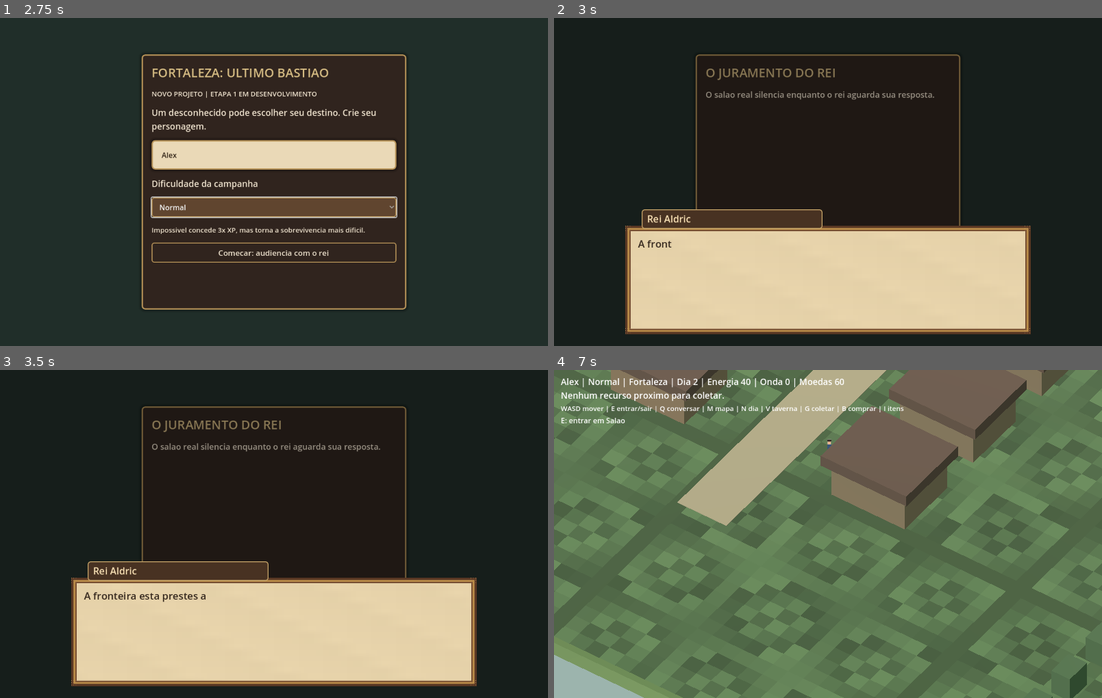
Above: before the commit, frames 1-4 (two rows, left to right).
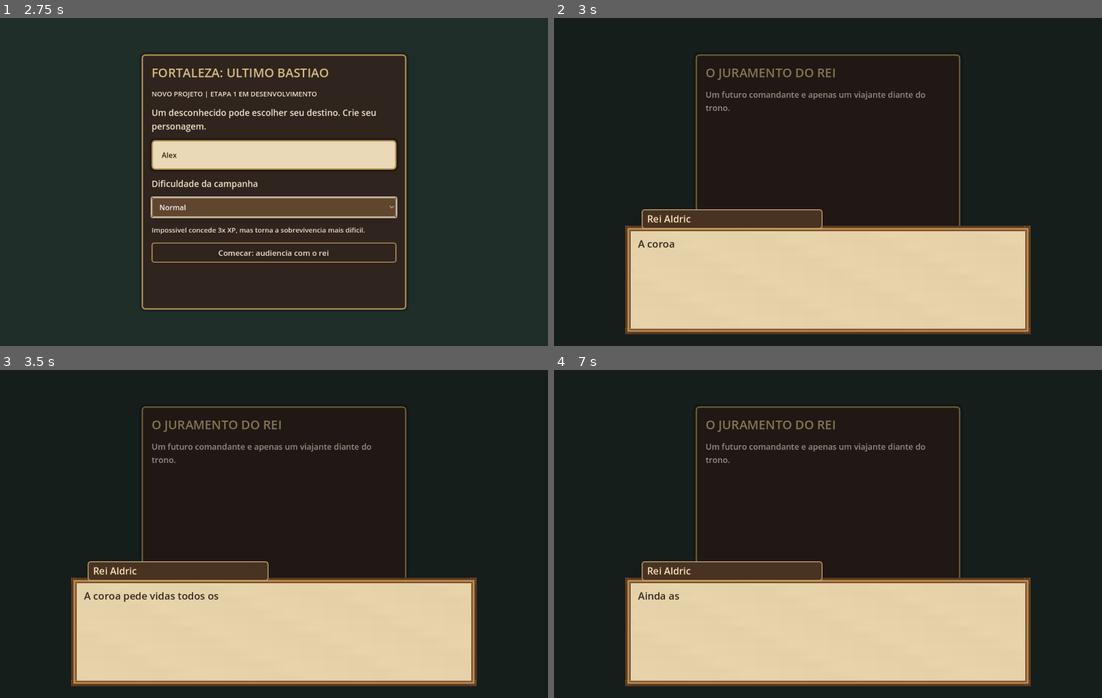
Above: after the commit, the same moments.

Repository: alexandre10227-afk/fortaleza-ultimo-bastiao
Game: Godot game, scene res://scenes/start.tscn
Same seed, same stepped clock (60 frames per second), same inputs: the game is played once before the commit and once after it.
Inputs (mouse positions are in pixels of both pictures, inside the frame that each line leads up to):
- Up to frame 1 (2.75 s): click (274, 155) at 0.52 s; type "Alex" at 0.6 s; click "Normal" at 1.25 s; click "Normal" at 2 s
- Up to frame 2 (3 s): click "Comecar: audiencia com o rei" at 2.75 s
- Up to frame 3 (3.5 s): no input
- Up to frame 4 (7 s): tap Enter at 3.5, 3.6 s; hold D 3.53-4.25 s; tap Space at 3.77, 5.27, 6.77 s; click (828, 645) at 4.25 s, where only the run before the commit has a clickable "Aceito defender a fortaleza."; hold S 5.03-5.78 s; tap N at 5.1 s; hold D 5.78-6.53 s; tap Q at 5.85 s; hold W from 6.53 s (still down); tap G at 6.6 s

Frame 1 is identical in both runs. In frame 2, 0.5% of the frame differs, in the area x 17-70%, y 22-70%; in frame 3, 0.7%; in frame 4, 100%, in the area x 0-100%, y 0-100%.
Error before the commit: Cannot call method 'get_children' on a null value. (res://scripts/world.gd:419)

Commit message:
feat(story): audiencia dramatica em etapas, escolhas persistentes e consequencias

Diff:
--- a/novo_projeto/scripts/start.gd
+++ b/novo_projeto/scripts/start.gd
@@ -1,10 +1,12 @@
 extends Control
 const UI = preload("res://scripts/ui_theme.gd")
+const STORY = preload("res://scripts/story_content.gd")
 
 var panel: VBoxContainer
 var name_input: LineEdit
 var difficulty_input: OptionButton
 var dialogue_ui: Control
+var _prologue_step := 0
 
 func _ready() -> void:
     var backdrop := ColorRect.new()
@@ -77,21 +79,43 @@
 func _show_audience() -> void:
     _clear()
     _label("O JURAMENTO DO REI", 29)
-    _label("O salao real silencia enquanto o rei aguarda sua resposta.", 18)
+    _label("Um futuro comandante e apenas um viajante diante do trono.", 18)
     if dialogue_ui == null:
         dialogue_ui = preload("res://scripts/dialogue_panel.gd").new()
         dialogue_ui.name = "DialoguePanel"
         add_child(dialogue_ui)
         dialogue_ui.choice_selected.connect(_on_royal_choice)
-    dialogue_ui.show_dialogue("Rei Aldric", "A fronteira esta prestes a cair. Voce aceita defender a fortaleza ou prefere seguir seu proprio destino?", ["Aceito defender a fortaleza.", "Nao servirei a coroa. Meu caminho e outro."])
+        dialogue_ui.dialogue_closed.connect(_on_royal_dialogue_closed)
+    _prologue_step = 0
+    dialogue_ui.show_dialogue("Rei Aldric", STORY.AUDIENCE_OPENING)
+
+
+func _on_royal_dialogue_closed() -> void:
+    if _prologue_step == 0:
+        _prologue_step = 1
+        dialogue_ui.show_dialogue("Rei Aldric", STORY.AUDIENCE_QUESTION, STORY.AUDIENCE_CHOICES)
+    elif _prologue_step == 2:
+        _prologue_step = 3
+        dialogue_ui.show_dialogue("Rei Aldric", STORY.OATH_QUESTION, STORY.OATH_CHOICES)
+    elif _prologue_step == 4:
+        _choose(GameState.oath == "guardian")
+
 
 func _on_royal_choice(index: int) -> void:
-    if dialogue_ui != null:
-        dialogue_ui.close_dialogue()
-    _choose(index == 0)
+    if _prologue_step == 1:
+        GameState.record_narrative_choice("first_principle", "compassion" if index == 0 else "duty")
+        _prologue_step = 2
+        dialogue_ui.show_dialogue("Rei Aldric", STORY.AUDIENCE_RESPONSE[index])
+    elif _prologue_step == 3:
+        var protect := index == 0
+        GameState.choose_oath(protect)
+        _prologue_step = 4
+        dialogue_ui.show_dialogue("Rei Aldric", STORY.OATH_ENDING_GUARD if protect else STORY.OATH_ENDING_EXILE)
+
 
 func _choose(protect: bool) -> void:
-    GameState.choose_oath(protect)
+    if GameState.oath.is_empty():
+        GameState.choose_oath(protect)
     get_tree().change_scene_to_file("res://scenes/world.tscn")
 
 func _continue() -> void:
